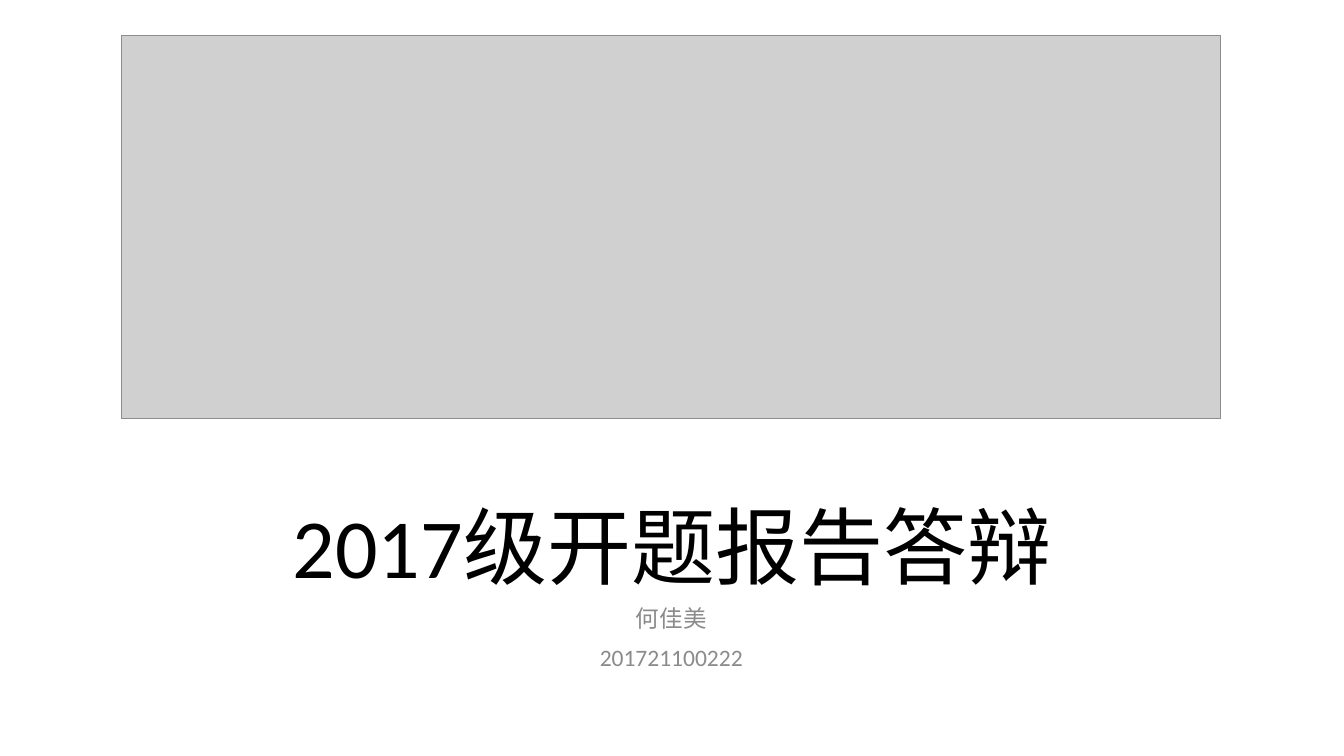
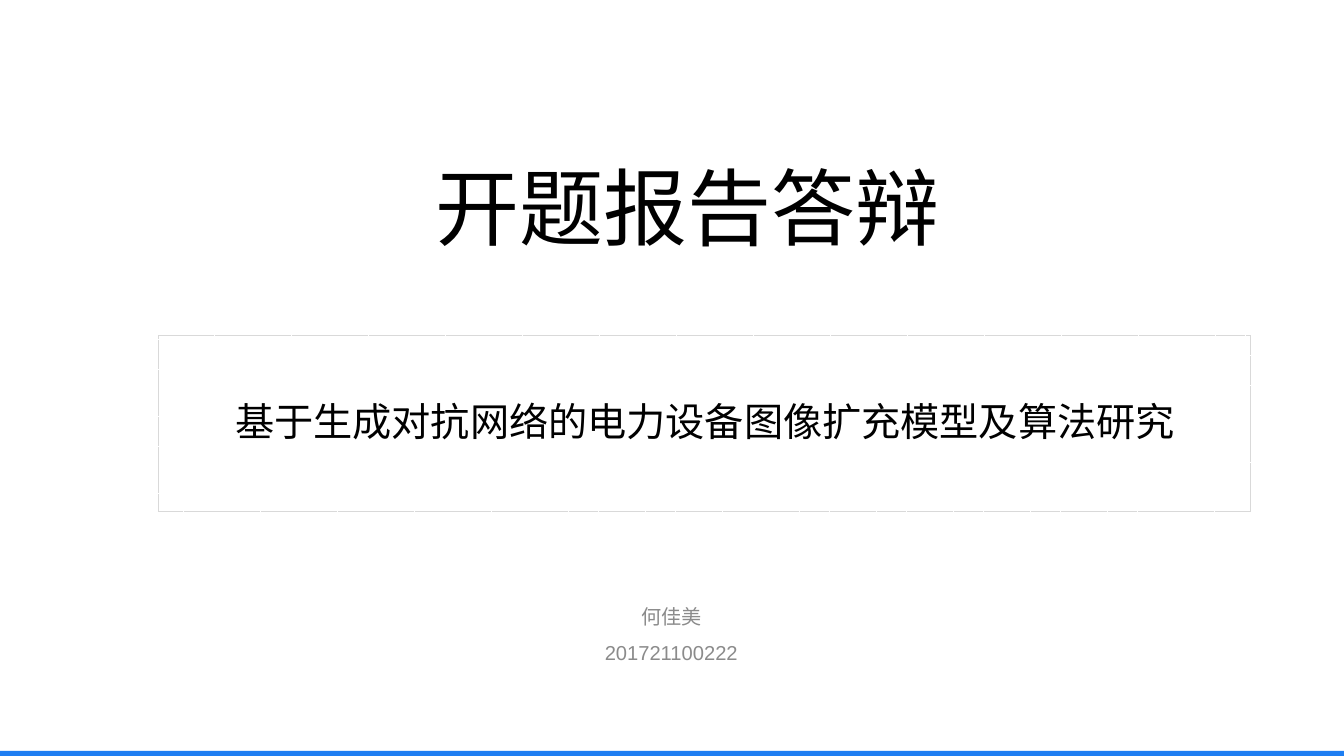
Before and after one commit to hejiam/LittlePrince, a slide deck: slide 1 of 开题报告/开题报告答辩.pptx. Drawn at 1344x756 pixels with LibreOffice and Linux fonts; fonts in the diff are those of the drawing; grey boxes stand for pictures. Boxes give left, top, right and bottom in pixels: in the first picture for what was removed or moved away, otherwise in the second. Text is boxed around its words. In the diff, an @@ line names an element or a change of style, - is before the commit and + after.

```diff
--- a/开题报告/开题报告答辩.pptx
+++ b/开题报告/开题报告答辩.pptx
@@ picture removed at bbox=[121, 35, 1221, 418] @@
@@ text added at bbox=[436, 168, 940, 247], 60 pt, text #000000 @@
+开题报告答辩
@@ rectangle added at bbox=[159, 336, 1251, 512], outline #D9D9D9 0.75 pt dashed, 28 pt, text #000000 @@
+基于生成对抗网络的电力设备图像扩充模型及算法研究
@@ text removed at bbox=[293, 509, 1051, 586] @@
-2017级开题报告答辩
@@ text "何佳美" at bbox=[605, 607, 738, 660]: size 16.8 to 14.4 pt, font Calibri to Arial @@
@@ rectangle added at bbox=[0, 751, 1344, 756], fill #1E7EF2 @@
```
Also in this commit, not shown: 20 other slides changed, 2 other files.
